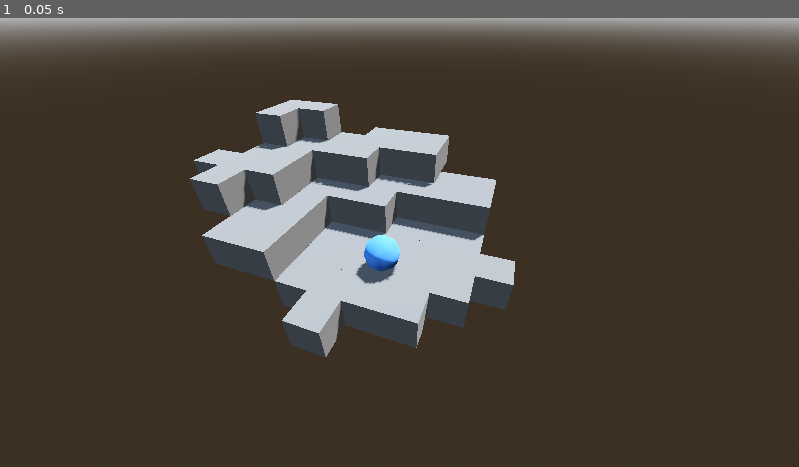
Above: before the commit, frame 1.
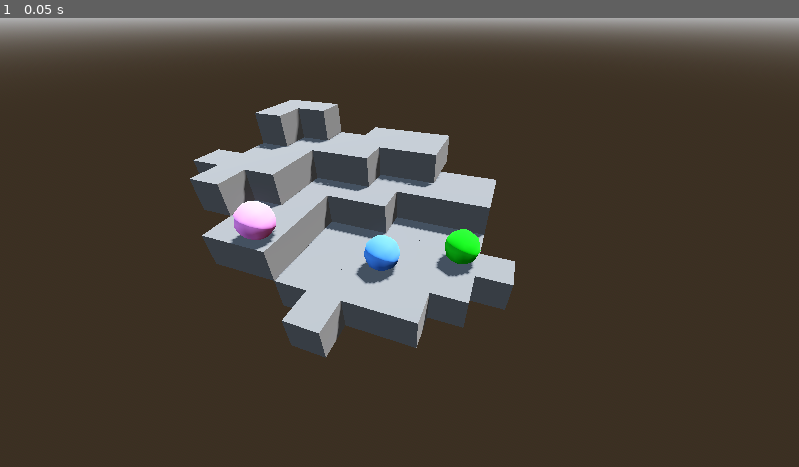
Above: after the commit, the same moment.

Repository: kmichalikk/last-camp-game
Game: Godot game, scene res://world.tscn
The game is run twice, just before and just after one commit, with the same random seed, the same clock (stepped at 60 frames per second) and the same inputs.
Inputs:
- Up to frame 1 (0.05 s): no input

The runs differ from the first frame. In frame 1, 0.9% of the frame differs, in the area x 28-61%, y 40-58%.

Commit message:
feat: add multiple players and handle colors (#3)
* group rocks

* add 2 players

* different colors for players (visible in runtime)

* highlight selection

* move selection logic to game state

* make tile selection match player color

* prevent overlap

* prevent unnecessary color overrides

* formatting

Diff:
--- a/game_state.gd
+++ b/game_state.gd
@@ -1,3 +1,34 @@
 extends Node
 
+signal selection_changed(new_player: Player)
+
 var target_player: Player = null
+
+func toggle_selection(player: Player):
+	if target_player == player:
+		_deselect_player()
+	else:
+		_select_player(player)
+
+func _select_player(player: Player):
+	if target_player == player: return
+
+	target_player = player
+	selection_changed.emit(target_player)
+
+func _deselect_player():
+	if target_player == null: return
+
+	target_player = null
+	selection_changed.emit(null)
+
+func can_player_move_to_tile(player: Player, tile: RockTile):
+	if not tile.player_can_stand_on:
+		return false
+
+	if tile.has_standing_player():
+		return false
+
+	# Additional constraints in the future will go here.
+
+	return true
--- a/player.gd
+++ b/player.gd
@@ -2,11 +2,20 @@
 
 class_name Player
 
+@onready var material: StandardMaterial3D = $PlayerCSG.material_override
+
+@export var player_color: Color = "498eff"
+
+func _ready() -> void:
+	material.albedo_color = player_color
+	material.emission = player_color
+	material.emission_enabled = false
+
+	GameState.selection_changed.connect(_on_selection_changed)
+
 func _input_event(_camera: Camera3D, any_input_event: InputEvent, _position: Vector3, _normal: Vector3, _shape_idx: int) -> void:
 	if any_input_event is InputEventMouseButton and any_input_event.is_pressed():
-		if GameState.target_player != self:
-			GameState.target_player = self
-			print("Player selected")
-		else:
-			GameState.target_player = null
-			print("Player deselected")
+		GameState.toggle_selection(self)
+
+func _on_selection_changed(new_player: Player):
+	material.emission_enabled = new_player == self
--- a/player.tscn
+++ b/player.tscn
@@ -1,14 +1,21 @@
 [gd_scene format=3 uid="uid://ddawamlyv4wii"]
+
+[ext_resource type="Script" uid="uid://creobtyyr8eyd" path="res://player.gd" id="1_4flbx"]
 
 [sub_resource type="SphereShape3D" id="SphereShape3D_onrkg"]
 
-[sub_resource type="StandardMaterial3D" id="StandardMaterial3D_aqk2v"]
-albedo_color = Color(0.28611368, 0.55876154, 1, 1)
+[sub_resource type="StandardMaterial3D" id="StandardMaterial3D_4flbx"]
+resource_local_to_scene = true
+albedo_color = Color(0.28627452, 0.5568628, 1, 1)
+emission_enabled = true
+emission = Color(0.28627452, 0.5568628, 1, 1)
 
 [node name="Player" type="AnimatableBody3D" unique_id=1513608525]
+collision_layer = 2
+script = ExtResource("1_4flbx")
 
 [node name="CollisionShape3D" type="CollisionShape3D" parent="." unique_id=746465049]
 shape = SubResource("SphereShape3D_onrkg")
 
 [node name="PlayerCSG" type="CSGSphere3D" parent="." unique_id=848169133]
-material_override = SubResource("StandardMaterial3D_aqk2v")
+material_override = SubResource("StandardMaterial3D_4flbx")
--- a/project.godot
+++ b/project.godot
@@ -19,6 +19,11 @@
 
 GameState="*uid://cq2l18duq1drb"
 
+[layer_names]
+
+3d_physics/layer_1="World"
+3d_physics/layer_2="Player"
+
 [physics]
 
 3d/physics_engine="Jolt Physics"
--- a/rock_tile.tscn
+++ b/rock_tile.tscn
@@ -10,6 +10,8 @@
 [sub_resource type="StandardMaterial3D" id="StandardMaterial3D_vd7qx"]
 transparency = 1
 albedo_color = Color(0, 0.71, 0.18933332, 0.3137255)
+
+[sub_resource type="BoxShape3D" id="BoxShape3D_vd7qx"]
 
 [node name="StaticBody3D" type="StaticBody3D" unique_id=1126518158]
 script = ExtResource("1_vd7qx")
@@ -25,3 +27,11 @@
 visible = false
 size = Vector3(1, 0.0087890625, 1)
 material = SubResource("StandardMaterial3D_vd7qx")
+
+[node name="TopOccupancyZone" type="Area3D" parent="." unique_id=297014222]
+transform = Transform3D(0.9, 0, 0, 0, 0.9, 0, 0, 0, 0.9, 0, 0.9, 0)
+collision_layer = 0
+collision_mask = 2
+
+[node name="CollisionShape3D" type="CollisionShape3D" parent="TopOccupancyZone" unique_id=1102268408]
+shape = SubResource("BoxShape3D_vd7qx")
--- a/tile.gd
+++ b/tile.gd
@@ -1,21 +1,33 @@
 extends StaticBody3D
+
+class_name RockTile
 
 @onready var tile_geom: CSGBox3D = $TileGeom
 @onready var tile_stand_highlight: CSGBox3D = $TileStandHighlight
+@onready var material: StandardMaterial3D = $TileStandHighlight.material
+@onready var topOccupancyZone: Area3D = $TopOccupancyZone
 
 @export var player_can_stand_on: bool = true
 
+func _ready() -> void:
+	GameState.selection_changed.connect(_on_selection_changed)
+
+func has_standing_player() -> bool:
+	return topOccupancyZone.has_overlapping_bodies()
 
 func _mouse_enter() -> void:
-	if GameState.target_player != null and player_can_stand_on:
+	if GameState.target_player != null and GameState.can_player_move_to_tile(GameState.target_player, self):
 		tile_stand_highlight.visible = true
-
 
 func _mouse_exit() -> void:
 	tile_stand_highlight.visible = false
 
-
 func _input_event(_camera: Camera3D, any_input_event: InputEvent, _position: Vector3, _normal: Vector3, _shape_idx: int) -> void:
 	if any_input_event is InputEventMouse:
-		if any_input_event is InputEventMouseButton and GameState.target_player:
+		if any_input_event is InputEventMouseButton and GameState.target_player and GameState.can_player_move_to_tile(GameState.target_player, self):
 			GameState.target_player.position = self.global_position + Vector3(0, 1, 0)
+
+func _on_selection_changed(new_player: Player):
+	if new_player != null:
+		var target_color = GameState.target_player.player_color
+		material.albedo_color = Color(target_color.r, target_color.g, target_color.b, material.albedo_color.a)
--- a/world.tscn
+++ b/world.tscn
@@ -1,7 +1,6 @@
 [gd_scene format=3 uid="uid://b85qxlntn56gl"]
 
 [ext_resource type="PackedScene" uid="uid://ddawamlyv4wii" path="res://player.tscn" id="1_f3sb7"]
-[ext_resource type="Script" uid="uid://creobtyyr8eyd" path="res://player.gd" id="2_fj7yv"]
 [ext_resource type="PackedScene" uid="uid://cvx2ghg0lj2pl" path="res://rocks_1.tscn" id="4_036b0"]
 [ext_resource type="Script" uid="uid://cq2l18duq1drb" path="res://game_state.gd" id="4_aqk2v"]
 [ext_resource type="PackedScene" uid="uid://fiegi28l5lg5" path="res://rocks_2.tscn" id="4_dwbse"]
@@ -36,39 +35,48 @@
 [node name="Camera3D" type="Camera3D" parent="." unique_id=1800993504]
 transform = Transform3D(0.9402684, -0.21054728, 0.2675167, 0, 0.78581065, 0.6184672, -0.34043404, -0.58152515, 0.7388729, 2.5063229, 6.1238127, 5.5275164)
 
-[node name="Player" parent="." unique_id=1513608525 instance=ExtResource("1_f3sb7")]
-transform = Transform3D(1, 0, 0, 0, 1, 0, 0, 0, 1, 0, 1, 0)
-script = ExtResource("2_fj7yv")
+[node name="Rocks" type="Node3D" parent="." unique_id=1795541474]
 
-[node name="Node3D" parent="." unique_id=1392079987 instance=ExtResource("4_036b0")]
+[node name="Node3D" parent="Rocks" unique_id=1392079987 instance=ExtResource("4_036b0")]
 transform = Transform3D(1, 0, 0, 0, 1, 0, 0, 0, 1, 1, 0, 0)
 
-[node name="Node3D7" parent="." unique_id=1206985745 instance=ExtResource("4_036b0")]
+[node name="Node3D7" parent="Rocks" unique_id=1206985745 instance=ExtResource("4_036b0")]
 transform = Transform3D(1, 0, 0, 0, 1, 0, 0, 0, 1, -1, 0, 1)
 
-[node name="Node3D2" parent="." unique_id=1998712891 instance=ExtResource("4_036b0")]
+[node name="Node3D2" parent="Rocks" unique_id=1998712891 instance=ExtResource("4_036b0")]
 transform = Transform3D(1, 0, 0, 0, 1, 0, 0, 0, 1, 2, 0, -1)
 
-[node name="Node3D3" parent="." unique_id=843225948 instance=ExtResource("4_dwbse")]
+[node name="Node3D3" parent="Rocks" unique_id=843225948 instance=ExtResource("4_dwbse")]
 transform = Transform3D(1, 0, 0, 0, 1, 0, 0, 0, 1, 0, 0, -2)
 
-[node name="Node3D4" parent="." unique_id=1655829038 instance=ExtResource("4_dwbse")]
+[node name="Node3D4" parent="Rocks" unique_id=1655829038 instance=ExtResource("4_dwbse")]
 transform = Transform3D(1, 0, 0, 0, 1, 0, 0, 0, 1, -2, 0, -1)
 
-[node name="Node3D10" parent="." unique_id=1570659615 instance=ExtResource("6_pkg7o")]
+[node name="Node3D10" parent="Rocks" unique_id=1570659615 instance=ExtResource("6_pkg7o")]
 transform = Transform3D(1, 0, 0, 0, 1, 0, 0, 0, 1, -3, 1, 1)
 
-[node name="Node3D11" parent="." unique_id=126569336 instance=ExtResource("6_pkg7o")]
+[node name="Node3D11" parent="Rocks" unique_id=126569336 instance=ExtResource("6_pkg7o")]
 transform = Transform3D(1, 0, 0, 0, 1, 0, 0, 0, 1, 2, 1, -3)
 
-[node name="Node3D12" parent="." unique_id=365436134 instance=ExtResource("6_pkg7o")]
+[node name="Node3D12" parent="Rocks" unique_id=365436134 instance=ExtResource("6_pkg7o")]
 transform = Transform3D(1, 0, 0, 0, 1, 0, 0, 0, 1, 0, 2, -4)
 
-[node name="Node3D5" parent="." unique_id=1372776134 instance=ExtResource("4_dwbse")]
+[node name="Node3D5" parent="Rocks" unique_id=1372776134 instance=ExtResource("4_dwbse")]
 transform = Transform3D(1, 0, 0, 0, 1, 0, 0, 0, 1, -4, 2, -3)
 
-[node name="Node3D6" parent="." unique_id=1718068357 instance=ExtResource("4_036b0")]
+[node name="Node3D6" parent="Rocks" unique_id=1718068357 instance=ExtResource("4_036b0")]
 transform = Transform3D(1, 0, 0, 0, 1, 0, 0, 0, 1, -2, 2, -4)
 
-[node name="Node3D8" parent="." unique_id=2034519563 instance=ExtResource("4_036b0")]
+[node name="Node3D8" parent="Rocks" unique_id=2034519563 instance=ExtResource("4_036b0")]
 transform = Transform3D(1, 0, 0, 0, 1, 0, 0, 0, 1, -5, 2, -1)
+
+[node name="Player1" parent="." unique_id=1513608525 instance=ExtResource("1_f3sb7")]
+transform = Transform3D(1, 0, 0, 0, 1, 0, 0, 0, 1, 0, 1, 0)
+
+[node name="Player2" parent="." unique_id=328821560 instance=ExtResource("1_f3sb7")]
+transform = Transform3D(1, 0, 0, 0, 1, 0, 0, 0, 1, -3, 2, 1)
+player_color = Color(1, 0.5568628, 1, 1)
+
+[node name="Player3" parent="." unique_id=507396919 instance=ExtResource("1_f3sb7")]
+transform = Transform3D(1, 0, 0, 0, 1, 0, 0, 0, 1, 2, 1, -1)
+player_color = Color(0, 0.7882353, 0, 1)
